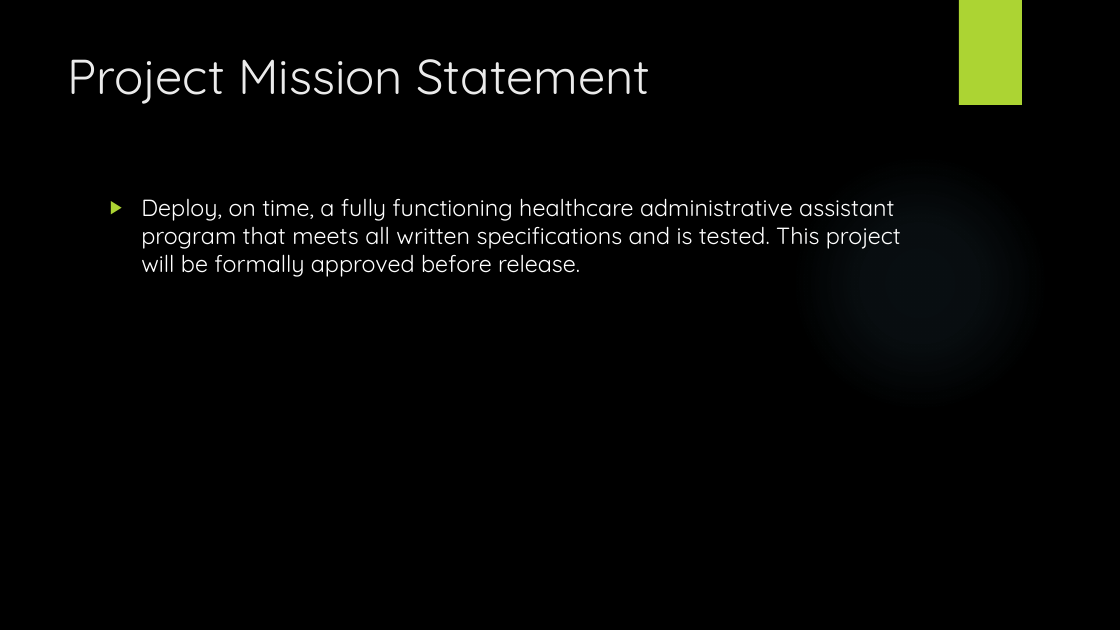
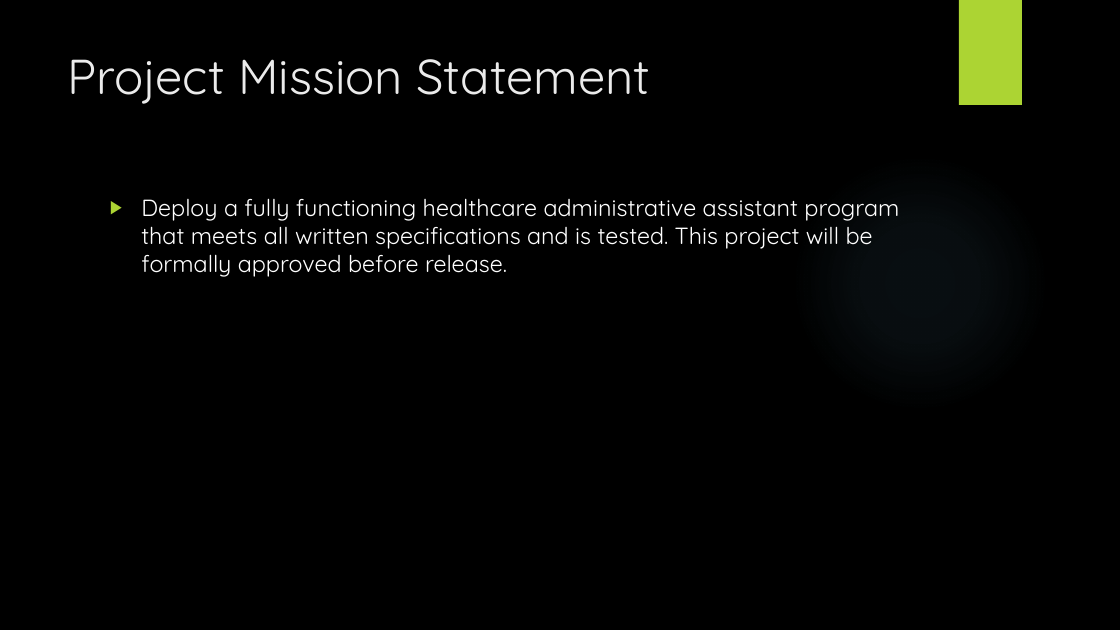
Before and after one commit to TheBrokenTheory/CapstoneProject2019, a slide deck: slide 2 of Documentation/BetaPresentation.pptx. Drawn at 1120x630 pixels with LibreOffice and Linux fonts; fonts in the diff are those of the drawing; background and template pictures are left out. Boxes give left, top, right and bottom in pixels: in the first picture for what was removed or moved away, otherwise in the second. Text is boxed around its words. In the diff, an @@ line names an element or a change of style, - is before the commit and + after.

```diff
--- a/Documentation/BetaPresentation.pptx
+++ b/Documentation/BetaPresentation.pptx
@@ text at <box>141,198,899,277</box>: text changed @@
-▶ Deploy, on time, a fully functioning healthcare administrative assistant program that meets all written specifications and is tested. This project will be formally approved before release.
+▶ Deploy a fully functioning healthcare administrative assistant program that meets all written specifications and is tested. This project will be formally approved before release.
```
Also in this commit, not shown: 3 other slides changed.
